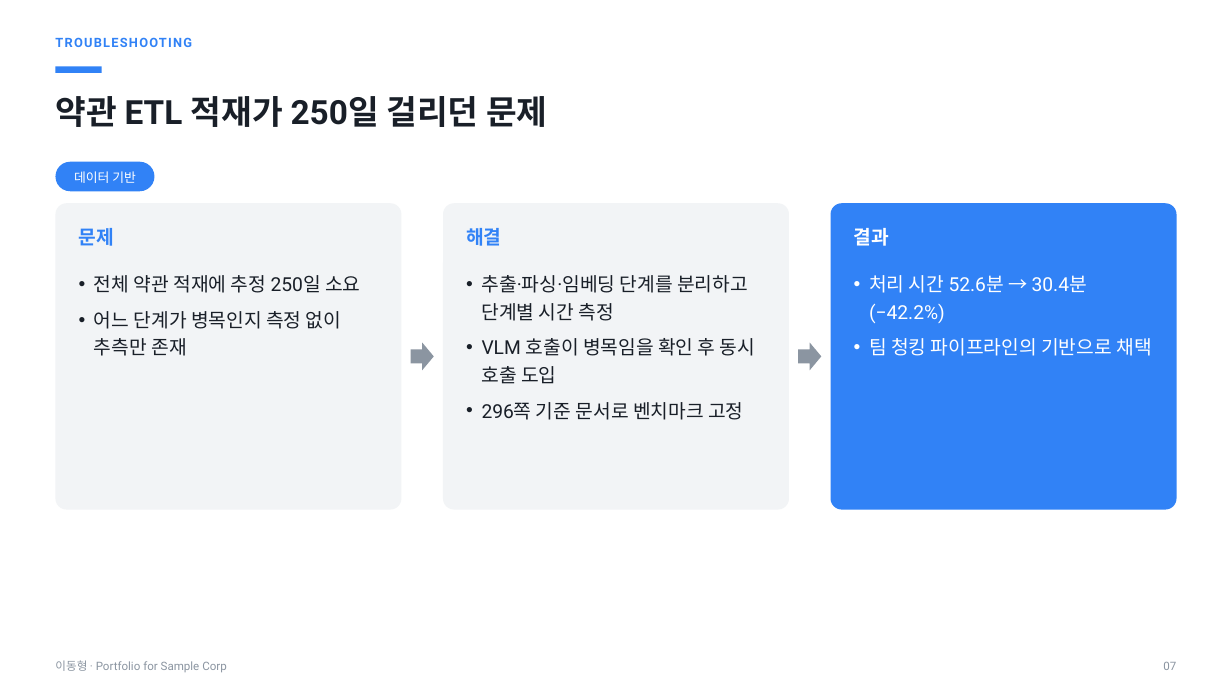
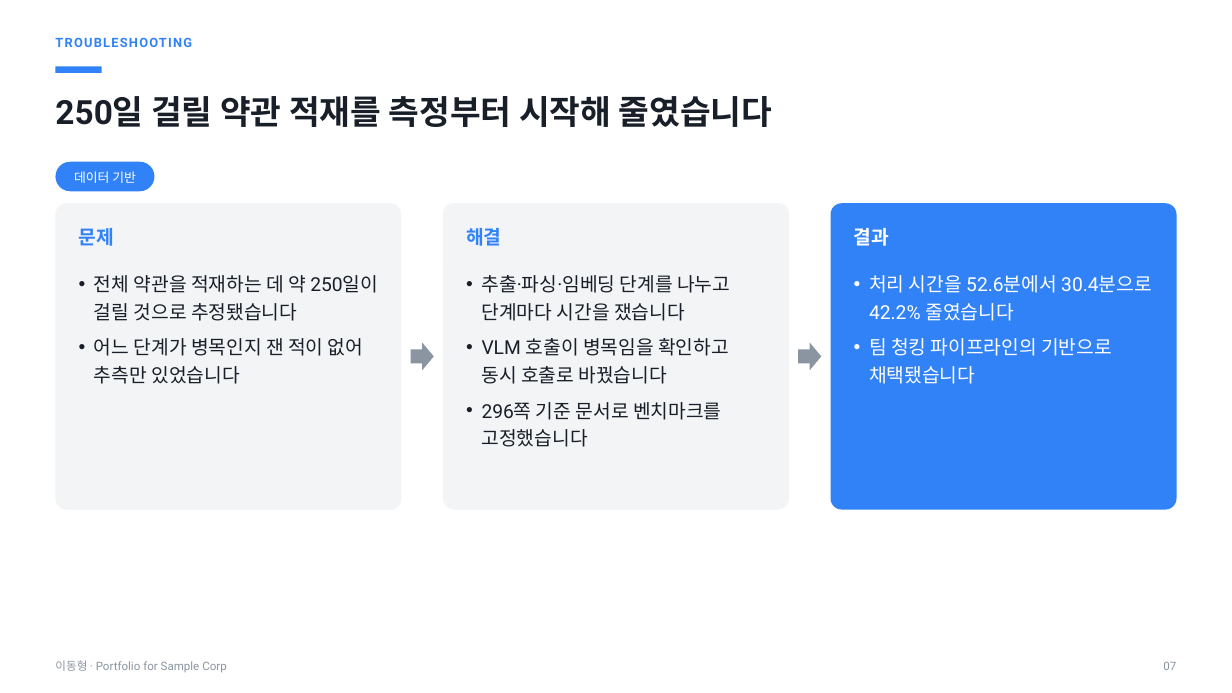
Before and after one commit to donghoong2/company-portfolio, a slide deck: slide 7 of output/_sample_portfolio.pptx. Drawn at 1232x693 pixels with LibreOffice and Linux fonts; fonts in the diff are those of the drawing. Boxes give left, top, right and bottom in pixels: in the first picture for what was removed or moved away, otherwise in the second. Text is boxed around its words. In the diff, an @@ line names an element or a change of style, - is before the commit and + after.

```diff
--- a/output/_sample_portfolio.pptx
+++ b/output/_sample_portfolio.pptx
@@ text at (55, 96, 772, 127): text changed @@
-약관 ETL 적재가 250일 걸리던 문제
+250일 걸릴 약관 적재를 측정부터 시작해 줄였습니다
@@ text at (94, 275, 378, 384): text changed @@
-• 전체 약관 적재에 추정 250일 소요
-• 어느 단계가 병목인지 측정 없이 추측만 존재
+• 전체 약관을 적재하는 데 약 250일이 걸릴 것으로 추정됐습니다
+• 어느 단계가 병목인지 잰 적이 없어 추측만 있었습니다
@@ text at (482, 275, 730, 447): text changed @@
-• 추출·파싱·임베딩 단계를 분리하고 단계별 시간 측정
-• VLM 호출이 병목임을 확인 후 동시 호출 도입
-• 296쪽 기준 문서로 벤치마크 고정
+• 추출·파싱·임베딩 단계를 나누고 단계마다 시간을 쟀습니다
+• VLM 호출이 병목임을 확인하고 동시 호출로 바꿨습니다
+• 296쪽 기준 문서로 벤치마크를 고정했습니다
@@ text at (869, 275, 1152, 384): text changed @@
-• 처리 시간 52.6분 → 30.4분 (−42.2%)
-• 팀 청킹 파이프라인의 기반으로 채택
+• 처리 시간을 52.6분에서 30.4분으로 42.2% 줄였습니다
+• 팀 청킹 파이프라인의 기반으로 채택됐습니다
```
Also in this commit, not shown: 6 other slides changed, 15 other files.
